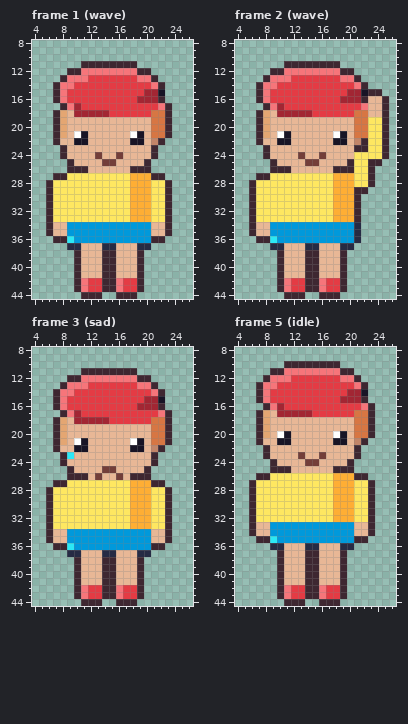
Pixel-art file, stored at art/depths/kid@62.aseprite. Above, as it was before the edit.
30x45 pixels, 5 frames. Shown: frame 1 (wave): x 4..26, y 8..44; frame 2 (wave): x 4..26, y 8..44; frame 3 (sad): x 4..26, y 8..44; frame 5 (idle): x 4..26, y 8..44. The commit also changed other frames, which this record leaves out.
And afterwards:
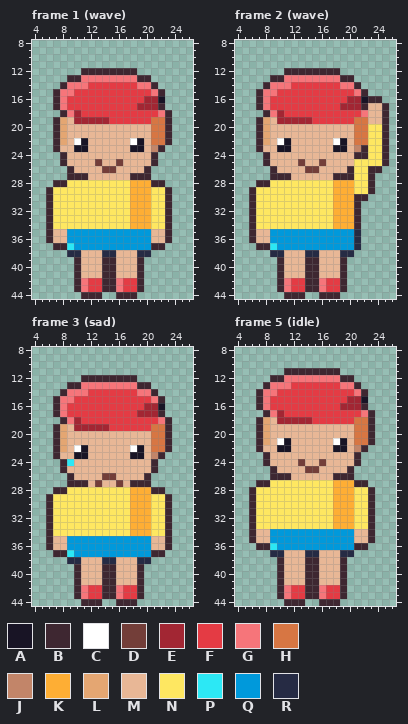
Palette (. is transparent): A #181425  B #3e2731  C #ffffff  D #733e39  E #a22633  F #e43b44  G #f6757a  H #d77643  J #c28569  K #feae34  L #e4a672  M #e8b796  N #fee761  P #2ce8f5  Q #0099db  R #262b44
Difference:
Frame 1 (wave):
y 11: x 11..18 BBBBBBBB -> ........
y 12: x 9..20 BBGGGGGGGGBB -> ..BBBBBBBB..
y 13: x 8..10 BGG -> .BB; x 12..21 FFFFFFFGGB -> GGGGGGGBB.
y 14: x 7..8 BG -> .B; x 10..11 FF -> GG; x 19..22 FFGB -> GGB.
y 15: x 9 F -> G; x 20..22 EEA -> FGB
y 16: x 19 E -> F; x 22 B -> A
y 17: x 7..10 .BGE -> BGFF; x 19..23 FFFGB -> EEEB.
y 18: x 7..9 BLM -> .BG; x 11..14 EEEE -> FFFF; x 21..22 HH -> FG
y 19: x 10..20 MMMMMMMMMMM -> EEEEEFFFFFF
y 21: x 10..11 CA -> MM; x 18..19 CA -> MM
y 22: x 8 M -> L; x 10 A -> C; x 18 A -> C; x 21..23 JB. -> HHB
y 23: x 7..8 .B -> BM; x 10..11 MM -> AA; x 18..19 MM -> AA; x 21..22 B. -> JB
y 24: x 13 D -> M; x 16 D -> M
y 25: x 8..9 .B -> BM; x 13..16 MDDM -> DMMD; x 20..21 B. -> MB
y 26: x 10..11 BB -> MM; x 14..15 MM -> DD; x 18..19 BB -> MM
y 27: x 7..22 BBNNNNNNNNNKKKBB -> ..BBBMMMMMMBBB..
y 28: x 6..8 BNN -> .BB; x 21..23 NNB -> BB.
y 34: x 7..22 MMQQQQQQQQQQQQMM -> NNNNNNNNNNNKKKNN
y 36: x 6..9 .BBP -> BMMQ; x 21..23 BB. -> MMB
y 37: x 7..22 ..RRMMMRRMMMRR.. -> BBPQQQQQQQQQQQBB
y 38: x 9..10 .B -> RR; x 14..15 BB -> RR; x 19..20 B. -> RR
Frame 2 (wave):
y 11: x 11..18 BBBBBBBB -> ........
y 12: x 9..20 BBGGGGGGGGBB -> ..BBBBBBBB..
y 13: x 8..10 BGG -> .BB; x 12..21 FFFFFFFGGB -> GGGGGGGBB.
y 14: x 7..8 BG -> .B; x 10..11 FF -> GG; x 19..22 FFGB -> GGB.
y 15: x 9 F -> G; x 20..24 EEABB -> FGB..
y 16: x 19 E -> F; x 22..25 BMMB -> ABB.
y 17: x 7..10 .BGE -> BGFF; x 19..22 FFFG -> EEEB
y 18: x 7..9 BLM -> .BG; x 11..14 EEEE -> FFFF; x 21..22 HH -> FG
y 19: x 10..20 MMMMMMMMMMM -> EEEEEFFFFFF; x 23..24 NN -> MM
y 21: x 10..11 CA -> MM; x 18..19 CA -> MM
y 22: x 8 M -> L; x 10 A -> C; x 18 A -> C; x 21..22 JB -> HH
y 23: x 7..8 .B -> BM; x 10..11 MM -> AA; x 18..19 MM -> AA; x 21 B -> J
y 24: x 13 D -> M; x 16 D -> M; x 21..22 NN -> BB
y 25: x 8..9 .B -> BM; x 13..16 MDDM -> DMMD; x 20 B -> M; x 23..25 BB. -> NNB
y 26: x 10..11 BB -> MM; x 14..15 MM -> DD; x 18..19 BB -> MM; x 24 . -> B
y 27: x 7..20 BBNNNNNNNNNKKK -> ..BBBMMMMMMBBB
y 28: x 6..8 BNN -> .BB
y 29: x 21..23 BB. -> NNB
y 30: x 22 . -> B
y 34: x 7..21 MMQQQQQQQQQQQQR -> NNNNNNNNNNNKKKB
y 36: x 6..9 .BBP -> BMMQ
y 37: x 7..21 ..RRMMMRRMMMRR. -> BBPQQQQQQQQQQQR
y 38: x 9..10 .B -> RR; x 14..15 BB -> RR; x 19..20 B. -> RR
Frame 3 (sad):
y 11: x 11..18 BBBBBBBB -> ........
y 12: x 9..20 BBGGGGGGGGBB -> ..BBBBBBBB..
y 13: x 8..10 BGG -> .BB; x 12..21 FFFFFFFGGB -> GGGGGGGBB.
y 14: x 7..8 BG -> .B; x 10..11 FF -> GG; x 19..22 FFGB -> GGB.
y 15: x 9 F -> G; x 20..22 EEA -> FGB
y 16: x 19 E -> F; x 22 B -> A
y 17: x 7..10 .BGE -> BGFF; x 19..23 FFFGB -> EEEB.
y 18: x 7..9 BLM -> .BG; x 11..14 EEEE -> FFFF; x 21..22 HH -> FG
y 19: x 10..20 MMMMMMMMMMM -> EEEEEFFFFFF
y 21: x 10..11 CA -> MM; x 18..19 CA -> MM
y 22: x 8 M -> L; x 10 A -> C; x 18 A -> C; x 21..23 JB. -> HHB
y 23: x 7..11 .BPMM -> BMMAA; x 18..19 MM -> AA; x 21..22 B. -> JB
y 24: x 9 M -> P
y 25: x 8..9 .B -> BM; x 14..15 DD -> MM; x 20..21 B. -> MB
y 26: x 10..11 BB -> MM; x 13..16 DMMD -> MDDM; x 18..19 BB -> MM
y 27: x 7..22 BBNNNNNNNNNKKKBB -> ..BBBMDMMDMBBB..
y 28: x 6..8 BNN -> .BB; x 21..23 NNB -> BB.
y 34: x 7..22 MMQQQQQQQQQQQQMM -> NNNNNNNNNNNKKKNN
y 36: x 6..9 .BBP -> BMMQ; x 21..23 BB. -> MMB
y 37: x 7..22 ..RRMMMRRMMMRR.. -> BBPQQQQQQQQQQQBB
y 38: x 9..10 .B -> RR; x 14..15 BB -> RR; x 19..20 B. -> RR
Frame 5 (idle):
y 10: x 11..18 BBBBBBBB -> ........
y 11: x 9..20 BBGGGGGGGGBB -> ..BBBBBBBB..
y 12: x 8..10 BGG -> .BB; x 12..21 FFFFFFFGGB -> GGGGGGGBB.
y 13: x 7..8 BG -> .B; x 10..11 FF -> GG; x 19..22 FFGB -> GGB.
y 14: x 9 F -> G; x 20..22 EEA -> FGB
y 15: x 19 E -> F; x 22 B -> A
y 16: x 7..10 .BGE -> BGFF; x 19..23 FFFGB -> EEEB.
y 17: x 7..9 BLM -> .BG; x 11..14 EEEE -> FFFF; x 21..22 HH -> FG
y 18: x 10..20 MMMMMMMMMMM -> EEEEEFFFFFF
y 20: x 10..11 CA -> MM; x 18..19 CA -> MM
y 21: x 8 M -> L; x 10 A -> C; x 18 A -> C; x 21..23 JB. -> HHB
y 22: x 7..8 .B -> BM; x 10..11 MM -> AA; x 18..19 MM -> AA; x 21..22 B. -> JB
y 23: x 13 D -> M; x 16 D -> M
y 24: x 8..9 .B -> BM; x 13..16 MDDM -> DMMD; x 20..21 B. -> MB
y 25: x 10..11 BB -> MM; x 14..15 MM -> DD; x 18..19 BB -> MM
y 26: x 7..22 BBNNNNNNNNNKKKBB -> ..BBBMMMMMMBBB..
y 27: x 6..8 BNN -> .BB; x 21..23 NNB -> BB.
y 33: x 7..22 MMQQQQQQQQQQQQMM -> NNNNNNNNNNNKKKNN
y 35: x 6..9 .BBP -> BMMQ; x 21..23 BB. -> MMB
y 36: x 7..22 ..RRMMMRRMMMRR.. -> BBPQQQQQQQQQQQBB
y 37: x 9..10 .B -> RR; x 14..15 BB -> RR; x 19..20 B. -> RR
Pixel boxes of the changes (left, top, right, bottom) in both pictures:
changed: (46, 61, 172, 187)
changed: (46, 222, 172, 257)
changed: (249, 61, 389, 257)
changed: (46, 368, 172, 494)
changed: (46, 529, 172, 564)
changed: (249, 361, 375, 487)
changed: (249, 522, 375, 557)
